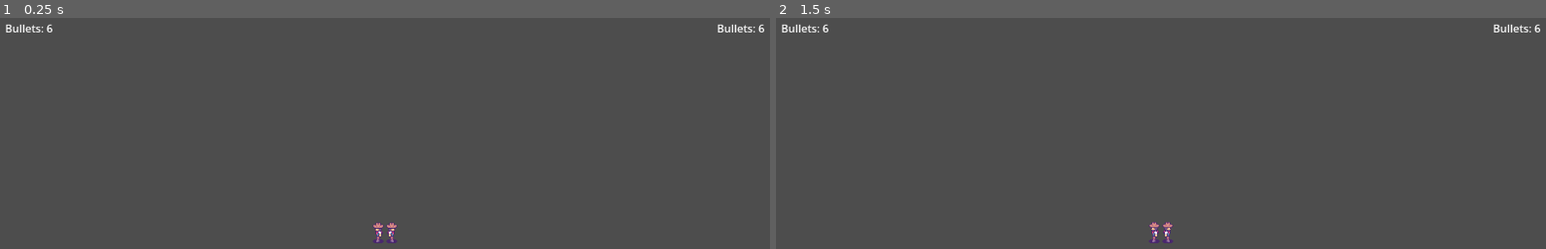
Above: before the commit, frames 1-2 (left to right).
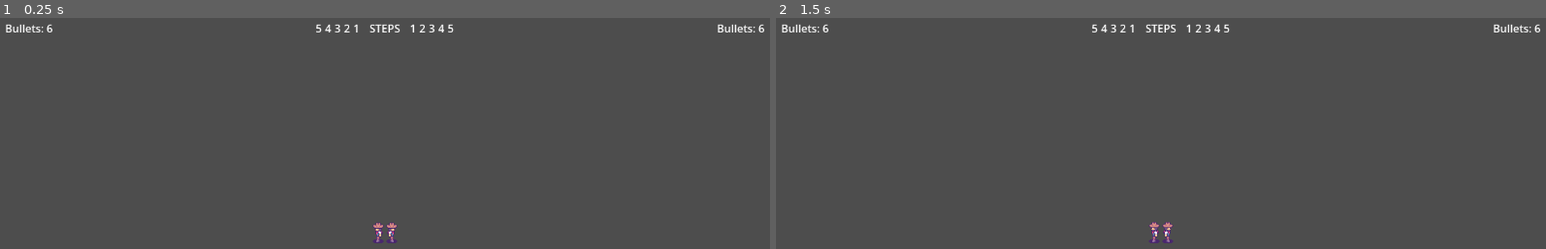
Above: after the commit, the same moments.

Repository: kensanangelo/project-high-noon
Game: Godot game, scene res://scene/battle_scene.tscn
The game is run twice, just before and just after one commit, with the same random seed, the same clock (stepped at 60 frames per second) and the same inputs. The project has no main scene, so this scene is started directly.
Inputs:
- Up to frame 1 (0.25 s): no input
- Up to frame 2 (1.5 s): tap Enter at 0.5 s; tap Space at 1.25 s

The runs differ from the first frame. In frame 1, 0.2% of the frame differs, in the area x 41-59%, y 2-7%; in frame 2, 0.2%.

Commit message:
Adds steps tracking labels to battle ui

Diff:
--- a/assets/player/player.gd
+++ b/assets/player/player.gd
@@ -13,6 +13,7 @@
 @export var bullets_left := 6
 
 var target: Vector2 = Vector2.ZERO
+var steps_taken: int = 0
 var has_shot: bool = false
 
 
@@ -52,6 +53,9 @@
 	if target != Vector2.ZERO:
 		return
 
+	steps_taken += 1
+	SignalBus.update_player_steps.emit(player, steps_taken)
+
 	animator.start_walking()
 	var new_x = self.position.x + movement_step
 	target = Vector2(new_x, self.position.y)
--- a/scripts/signal_bus.gd
+++ b/scripts/signal_bus.gd
@@ -1,3 +1,4 @@
 extends Node
 
+signal update_player_steps(player: Enums.PLAYERS, count: int)
 signal update_bullet_count(player: Enums.PLAYERS, count: int)
--- a/ui/battle_ui.gd
+++ b/ui/battle_ui.gd
@@ -2,17 +2,56 @@
 
 @export var player_1_bullet_count_label: Label
 @export var player_2_bullet_count_label: Label
+@export var player_1_steps: HBoxContainer
+@export var player_2_steps: HBoxContainer
+
+var player_1_labels: Dictionary = {}
+var player_2_labels: Dictionary = {}
 
 
 func _ready():
 	assert(player_1_bullet_count_label != null, "Player1BulletCount is not assigned")
 	assert(player_2_bullet_count_label != null, "Player2BulletCount is not assigned")
+	assert(player_1_steps != null, "Player1Steps is not assigned")
+	assert(player_2_steps != null, "Player2Steps is not assigned")
 
+	player_1_labels = {
+		"bullet_count" = player_1_bullet_count_label,
+		"steps" = player_1_steps
+	}
+
+	player_2_labels = {
+		"bullet_count" = player_2_bullet_count_label,
+		"steps" = player_2_steps
+	}
+
+	SignalBus.update_player_steps.connect(update_player_steps)
 	SignalBus.update_bullet_count.connect(update_bullet_count)
+
+func get_correct_player_labels(player: Enums.PLAYERS):
+	if player == Enums.PLAYERS.PLAYER_2:
+		return player_2_labels
+	else:
+		return player_1_labels
+
 
 
 func update_bullet_count(player: Enums.PLAYERS, new_count: int):
+	var label_obj = get_correct_player_labels(player)
+	label_obj['bullet_count'].text = str("Bullets: ", new_count)
+
+func update_player_steps(player: Enums.PLAYERS, current_step: int):
+	var label_obj = get_correct_player_labels(player)
+	var steps_group = label_obj['steps']
+
+	# Prevent a situation where the steps go over the max and error
+	if(steps_group.get_child_count() < current_step):
+		return
+
+	var current_index = current_step - 1
+
 	if player == Enums.PLAYERS.PLAYER_1:
-		player_1_bullet_count_label.text = str("Bullets: ", new_count)
-	elif player == Enums.PLAYERS.PLAYER_2:
-		player_2_bullet_count_label.text = str("Bullets: ", new_count)
+		current_index = (steps_group.get_child_count() - 1) - (current_step - 1)
+
+	var label_to_update = steps_group.get_child(current_index)
+	label_to_update.add_theme_color_override("font_color", Color(0, 0, 0, 1))
--- a/ui/battle_ui.tscn
+++ b/ui/battle_ui.tscn
@@ -2,7 +2,7 @@
 
 [ext_resource type="Script" path="res://ui/battle_ui.gd" id="1_p4ogk"]
 
-[node name="BattleUI" type="Control" node_paths=PackedStringArray("player_1_bullet_count_label", "player_2_bullet_count_label")]
+[node name="BattleUI" type="Control" node_paths=PackedStringArray("player_1_bullet_count_label", "player_2_bullet_count_label", "player_1_steps", "player_2_steps")]
 layout_mode = 3
 anchors_preset = 0
 offset_right = 40.0
@@ -10,6 +10,8 @@
 script = ExtResource("1_p4ogk")
 player_1_bullet_count_label = NodePath("MarginContainer/VBoxContainer/HBoxContainer/Player1Bullets")
 player_2_bullet_count_label = NodePath("MarginContainer/VBoxContainer/HBoxContainer/Player2Bullets")
+player_1_steps = NodePath("MarginContainer/VBoxContainer/HBoxContainer/Steps/Player1")
+player_2_steps = NodePath("MarginContainer/VBoxContainer/HBoxContainer/Steps/Player2")
 
 [node name="MarginContainer" type="MarginContainer" parent="."]
 layout_mode = 0
@@ -33,9 +35,70 @@
 layout_mode = 2
 text = "Bullets: 6"
 
-[node name="Spacer" type="Control" parent="MarginContainer/VBoxContainer/HBoxContainer"]
+[node name="Steps" type="HBoxContainer" parent="MarginContainer/VBoxContainer/HBoxContainer"]
 layout_mode = 2
 size_flags_horizontal = 3
+alignment = 1
+
+[node name="Player1" type="HBoxContainer" parent="MarginContainer/VBoxContainer/HBoxContainer/Steps"]
+layout_mode = 2
+alignment = 2
+
+[node name="5" type="Label" parent="MarginContainer/VBoxContainer/HBoxContainer/Steps/Player1"]
+layout_mode = 2
+text = "5"
+
+[node name="4" type="Label" parent="MarginContainer/VBoxContainer/HBoxContainer/Steps/Player1"]
+layout_mode = 2
+text = "4
+"
+
+[node name="3" type="Label" parent="MarginContainer/VBoxContainer/HBoxContainer/Steps/Player1"]
+layout_mode = 2
+text = "3"
+
+[node name="2" type="Label" parent="MarginContainer/VBoxContainer/HBoxContainer/Steps/Player1"]
+layout_mode = 2
+text = "2
+"
+
+[node name="1" type="Label" parent="MarginContainer/VBoxContainer/HBoxContainer/Steps/Player1"]
+layout_mode = 2
+text = "1"
+
+[node name="MarginContainer" type="MarginContainer" parent="MarginContainer/VBoxContainer/HBoxContainer/Steps"]
+layout_mode = 2
+theme_override_constants/margin_left = 10
+theme_override_constants/margin_right = 10
+
+[node name="Label" type="Label" parent="MarginContainer/VBoxContainer/HBoxContainer/Steps/MarginContainer"]
+layout_mode = 2
+text = "STEPS"
+
+[node name="Player2" type="HBoxContainer" parent="MarginContainer/VBoxContainer/HBoxContainer/Steps"]
+layout_mode = 2
+
+[node name="1" type="Label" parent="MarginContainer/VBoxContainer/HBoxContainer/Steps/Player2"]
+layout_mode = 2
+text = "1"
+
+[node name="2" type="Label" parent="MarginContainer/VBoxContainer/HBoxContainer/Steps/Player2"]
+layout_mode = 2
+text = "2
+"
+
+[node name="3" type="Label" parent="MarginContainer/VBoxContainer/HBoxContainer/Steps/Player2"]
+layout_mode = 2
+text = "3"
+
+[node name="4" type="Label" parent="MarginContainer/VBoxContainer/HBoxContainer/Steps/Player2"]
+layout_mode = 2
+text = "4
+"
+
+[node name="5" type="Label" parent="MarginContainer/VBoxContainer/HBoxContainer/Steps/Player2"]
+layout_mode = 2
+text = "5"
 
 [node name="Player2Bullets" type="Label" parent="MarginContainer/VBoxContainer/HBoxContainer"]
 layout_mode = 2
